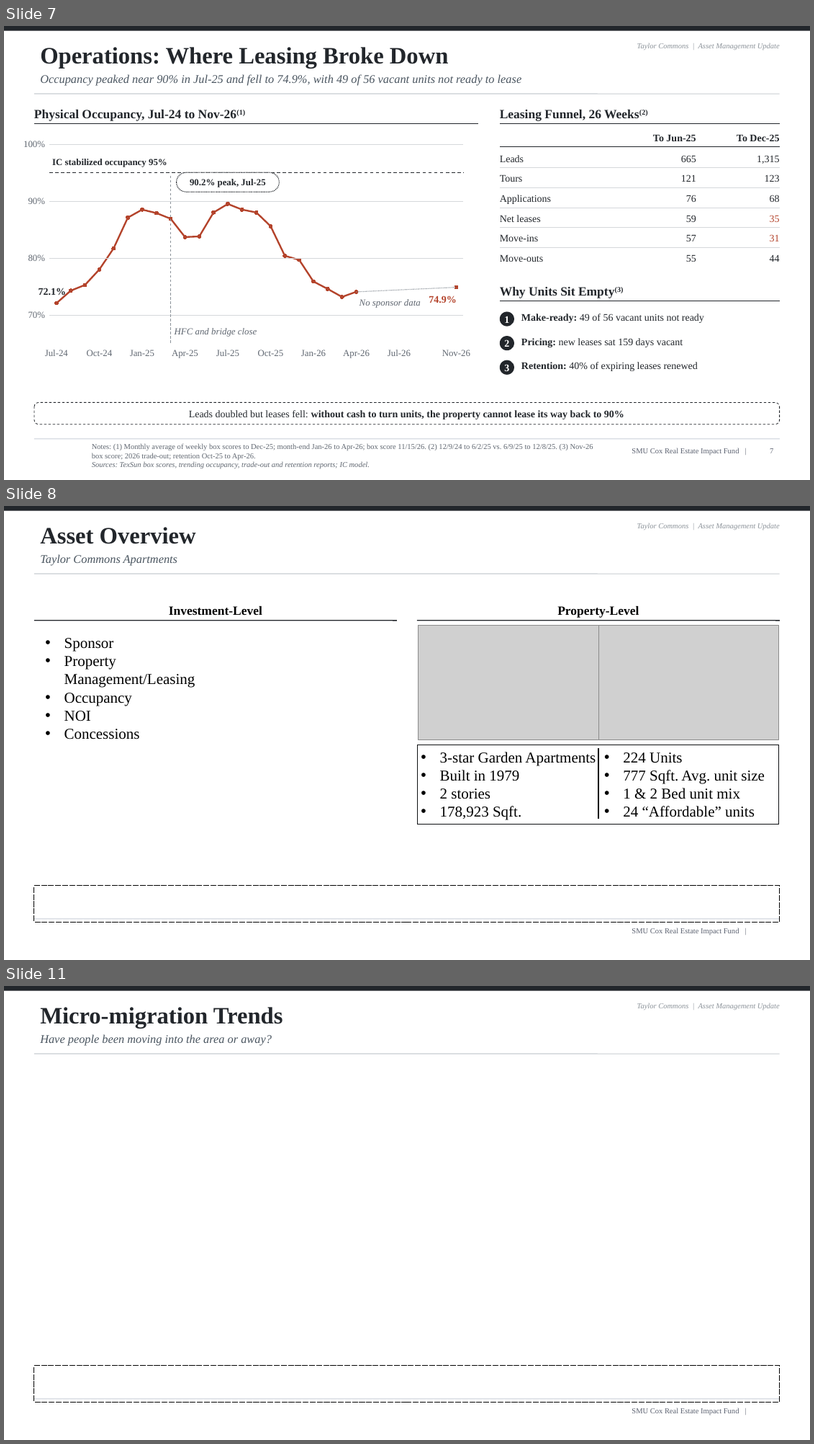
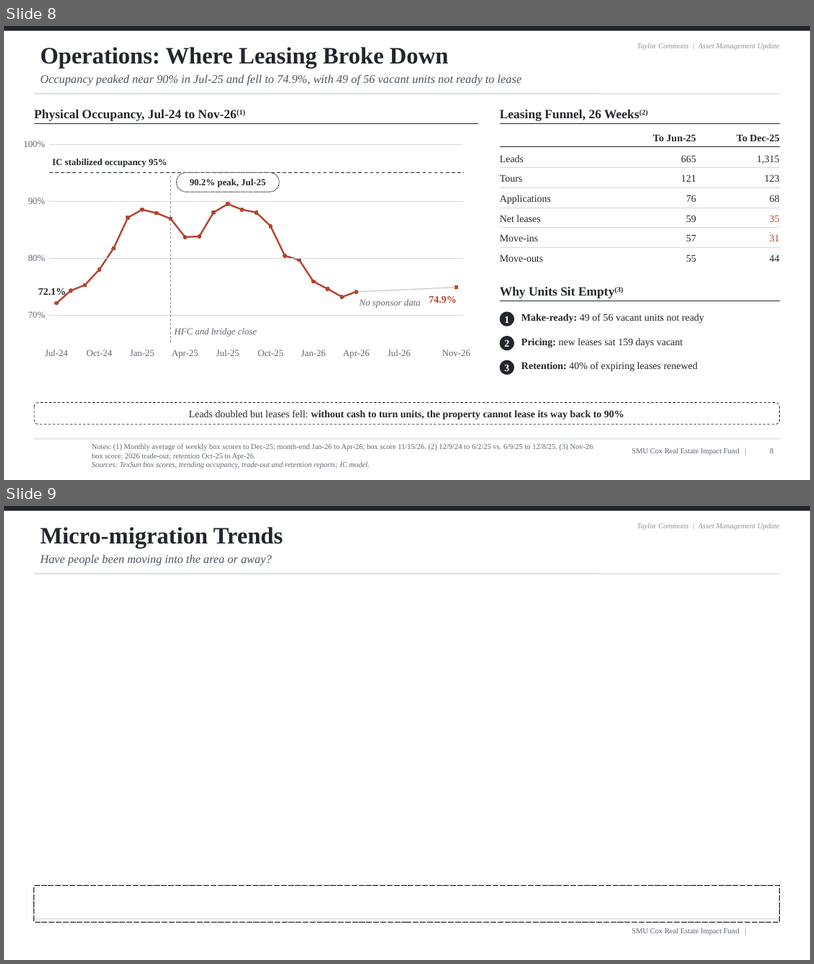
Before and after one commit to stephanabedi01-source/Skill-Builder-Twin-Star, a slide deck: TaylorCommons/v2_Taylor_Commons_AM_pitch_11.16.2026.pptx. Shown one above the other, each under a label of ours: slides 7, 8 and 11 before the commit, slides 8 and 9 after it; the slides between them are not shown. The pictures are 814x1444 and 814x964 pixels, drawn with LibreOffice and Linux fonts; fonts in the diff are those of the drawing; grey boxes stand for pictures; background and template pictures are left out. Boxes give left, top, right and bottom in pixels: in the first picture for what was removed or moved away, otherwise in the second. Text is boxed around its words. In the diff, an @@ line names an element or a change of style, - is before the commit and + after.

```diff
--- a/TaylorCommons/v2_Taylor_Commons_AM_pitch_11.16.2026.pptx
+++ b/TaylorCommons/v2_Taylor_Commons_AM_pitch_11.16.2026.pptx
@@ slide 8 removed at [4, 506, 810, 960], background #FFFFFF; not listed: 5 template elements that a slide beside it also shows @@
@@ title removed at [40, 527, 196, 544] @@
-Asset Overview
@@ text removed at [40, 554, 178, 566] @@
-Taylor Commons Apartments
@@ text removed at [169, 606, 262, 615] @@
-Investment-Level
@@ text removed at [558, 606, 639, 618] @@
-Property-Level
@@ line removed from (34, 620) to (397, 620) @@
@@ line removed from (417, 620) to (780, 620) @@
@@ picture removed at [419, 626, 599, 740] @@
@@ picture removed at [599, 626, 779, 740] @@
@@ text removed at [64, 638, 196, 739] @@
-• Sponsor
-• Property Management/Leasing
-• Occupancy
-• NOI
-• Concessions
@@ rectangle removed at [418, 744, 779, 824] @@
@@ text removed at [440, 752, 596, 820] @@
-• 3-star Garden Apartments
-• Built in 1979
-• 2 stories
-• 178,923 Sqft.
@@ line removed from (599, 748) to (599, 818) @@
@@ text removed at [623, 752, 765, 817] @@
-• 224 Units
-• 777 Sqft. Avg. unit size
-• 1 & 2 Bed unit mix
-• 24 “Affordable” units
@@ rectangle removed at [34, 885, 780, 921] @@
@@ what was slide 7 is now slide 8 @@
@@ page number at [770, 448, 774, 453]: text changed @@
-7
+8
@@ what was slide 11 is now slide 9 @@
```
Also in this commit, not shown: 1 slide added, 2 other slides removed, 43 other files.
